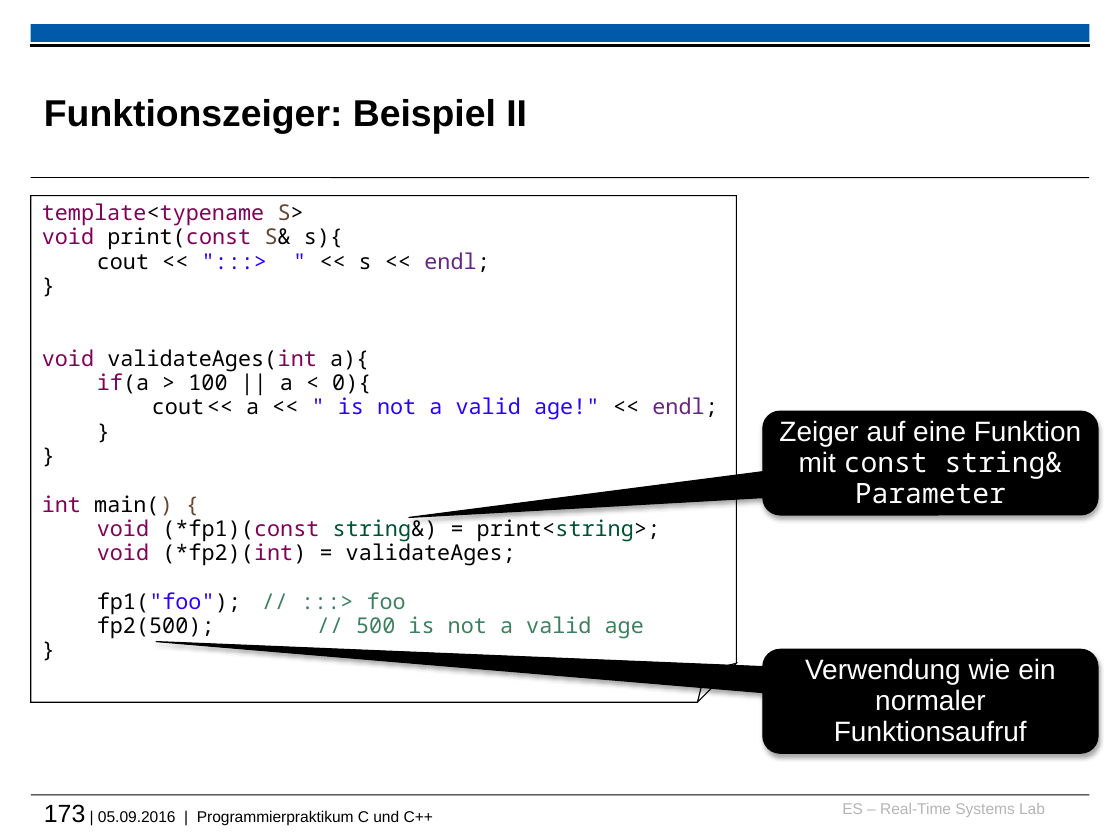
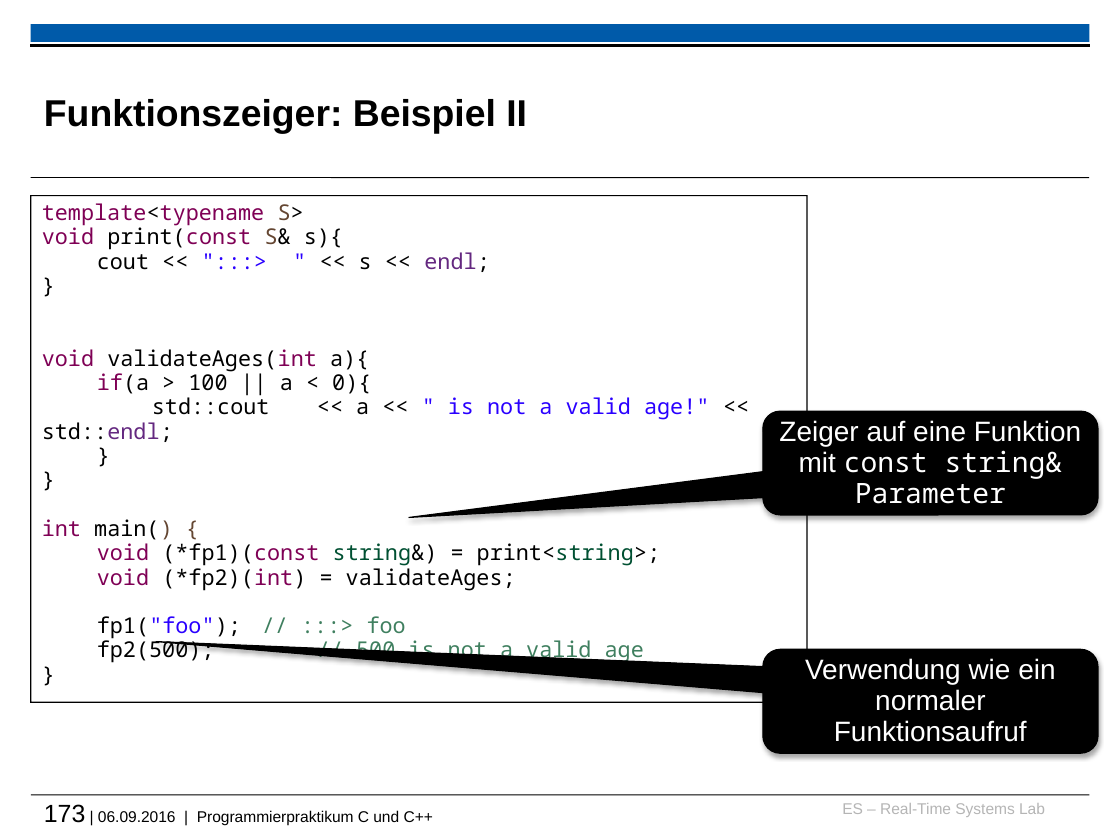
Before and after one commit to h82k/tud-cppp, a slide deck: slide 173 of cppp_lecture.pptx. Drawn at 1120x840 pixels with LibreOffice and Linux fonts; fonts in the diff are those of the drawing; background and template pictures are left out. Boxes give left, top, right and bottom in pixels: in the first picture for what was removed or moved away, otherwise in the second. Text is boxed around its words. In the diff, an @@ line names an element or a change of style, - is before the commit and + after.

```diff
--- a/cppp_lecture.pptx
+++ b/cppp_lecture.pptx
@@ folded corner "template<typename S>": place and size @@
-folded corner "template<typename S>" at (31,196,737,702)
+folded corner "template<typename S>" at (31,196,808,702)
@@ text in folded corner at (42,395,709,442): text changed; text colour #2A00FF to #000000 @@
-cout << a << " is not a valid age!" << endl;
+std::cout << a << " is not a valid age!" << std::endl;
@@ text at (44,804,433,825): text changed @@
-173 | 05.09.2016 | Programmierpraktikum C und C++
+173 | 06.09.2016 | Programmierpraktikum C und C++
```
Also in this commit, not shown: 19 other slides changed, 2 other files.
